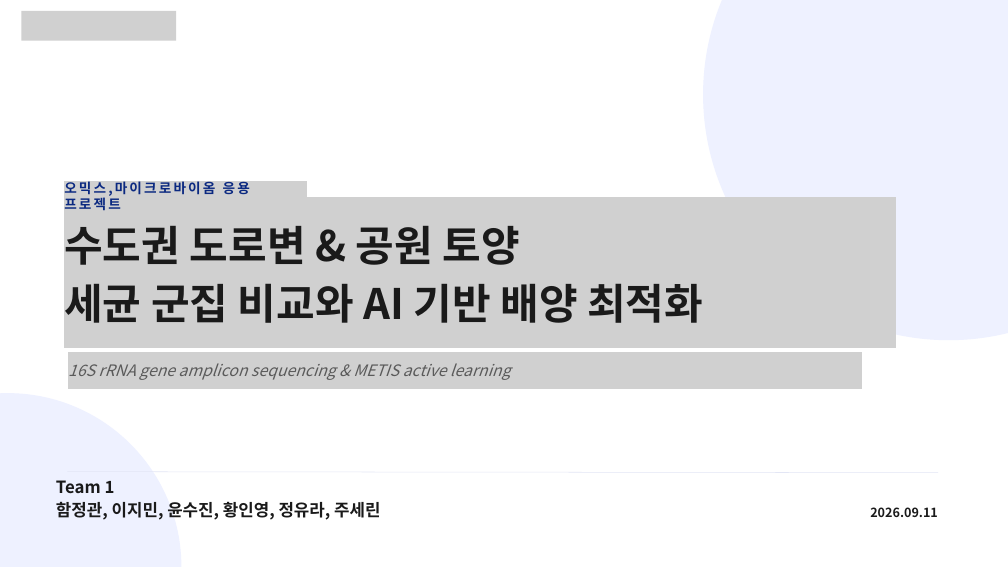
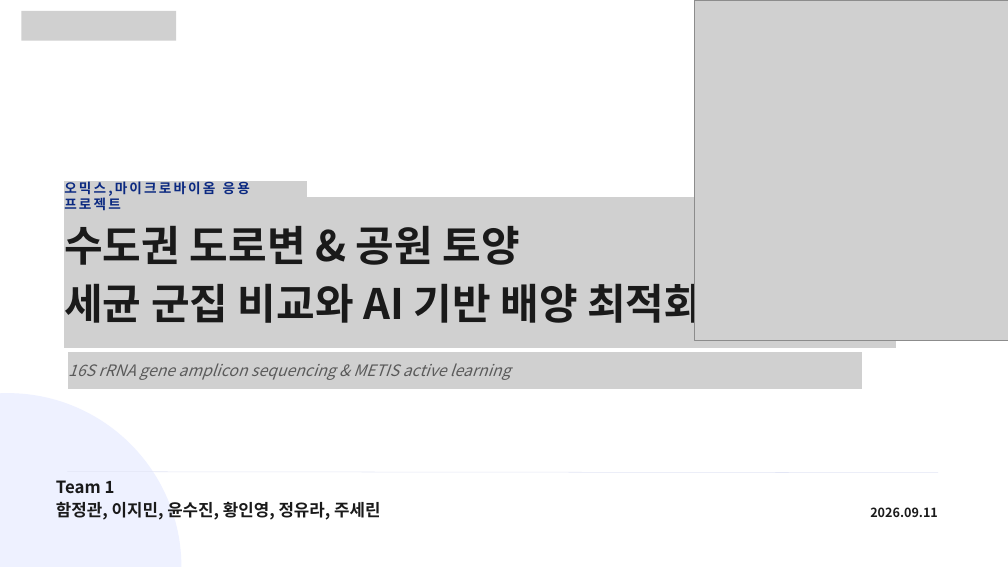
Before and after one commit to youngPath12/microbiom-team-1, a slide deck: slide 1 of 오믹스,마이크로바이옴_Team 1.pptx. Drawn at 1008x567 pixels with LibreOffice and Linux fonts; fonts in the diff are those of the drawing; grey boxes stand for pictures. Boxes give left, top, right and bottom in pixels: in the first picture for what was removed or moved away, otherwise in the second. Text is boxed around its words. In the diff, an @@ line names an element or a change of style, - is before the commit and + after.

```diff
--- a/오믹스,마이크로바이옴_Team 1.pptx
+++ b/오믹스,마이크로바이옴_Team 1.pptx
@@ picture added at <box>694,0,1008,341</box> @@
@@ freeform shape removed at <box>703,0,1008,340</box> @@
```
Also in this commit, not shown: 26 other slides changed, 1 slide removed.
